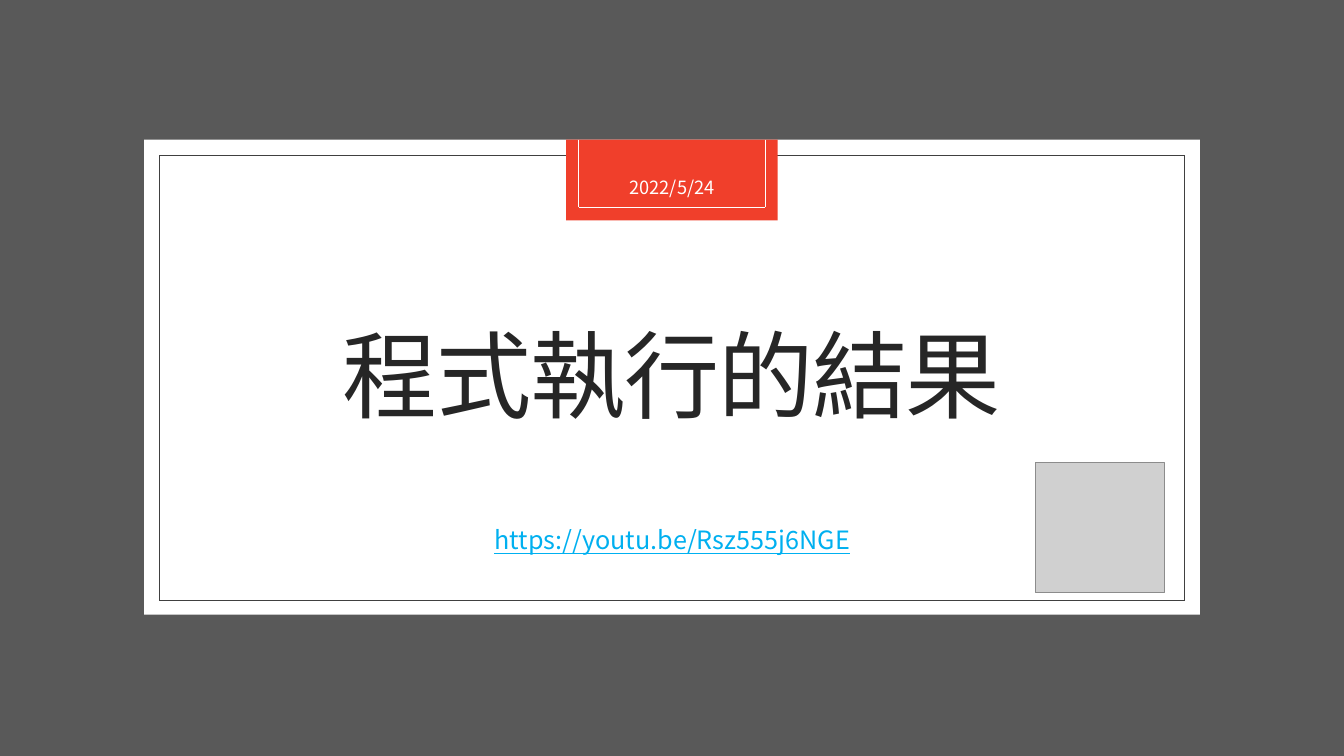
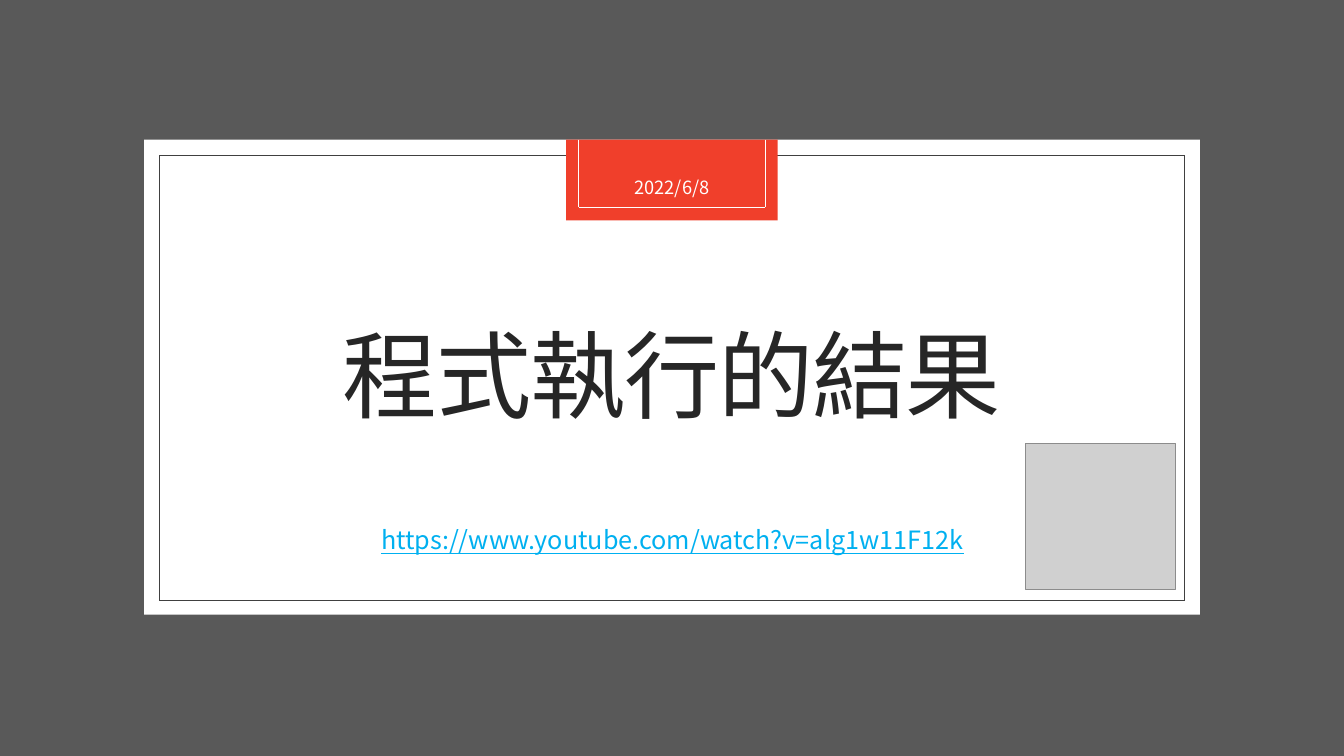
Before and after one commit to ShiRu19/MTA_Project, a slide deck: slide 15 of Project_2/report/Project2_第7組_小組報告.pptx (slide 11 before the commit). Drawn at 1344x756 pixels with LibreOffice and Linux fonts; fonts in the diff are those of the drawing; grey boxes stand for pictures. Boxes give left, top, right and bottom in pixels: in the first picture for what was removed or moved away, otherwise in the second. Text is boxed around its words. In the diff, an @@ line names an element or a change of style, - is before the commit and + after.

```diff
--- a/Project_2/report/Project2_第7組_小組報告.pptx
+++ b/Project_2/report/Project2_第7組_小組報告.pptx
@@ text at (635,179,710,197): text changed @@
-2022/5/24
+2022/6/8
@@ picture: place and size @@
-picture at (1035,463,1165,593)
+picture at (1025,444,1176,590)
@@ text at (381,529,963,555): text changed @@
-https://youtu.be/Rsz555j6NGE
+https://www.youtube.com/watch?v=alg1w11F12k
```
Also in this commit, not shown: 4 other slides changed, 9 slides added, 5 slides removed, 2 other files.
